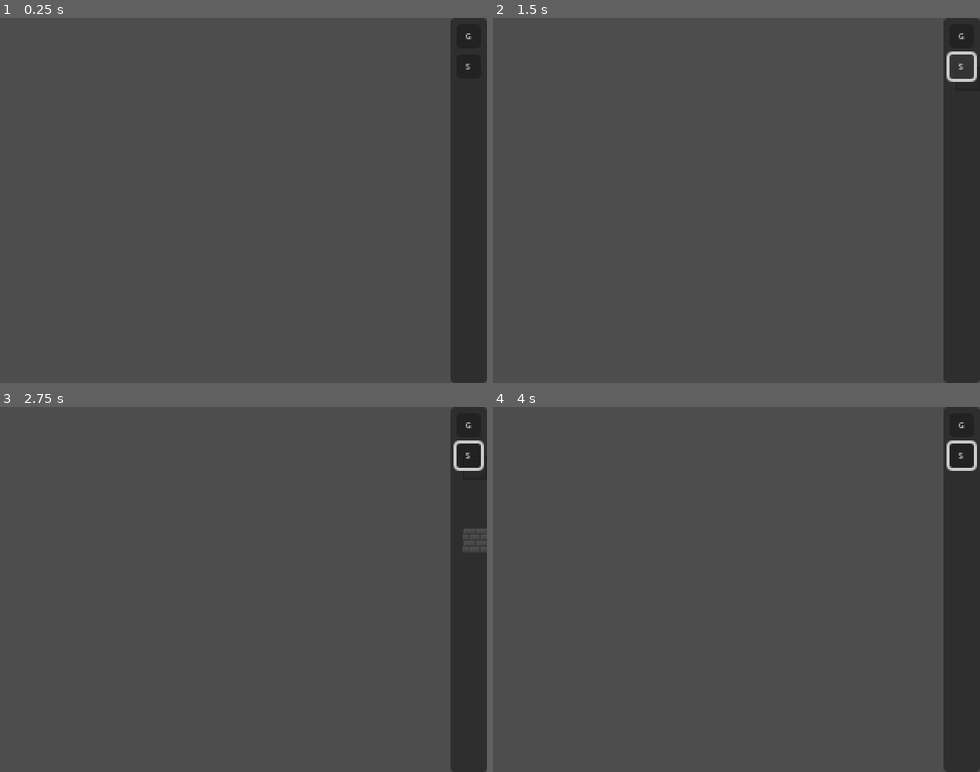
Above: before the commit, frames 1-4 (two rows, left to right).
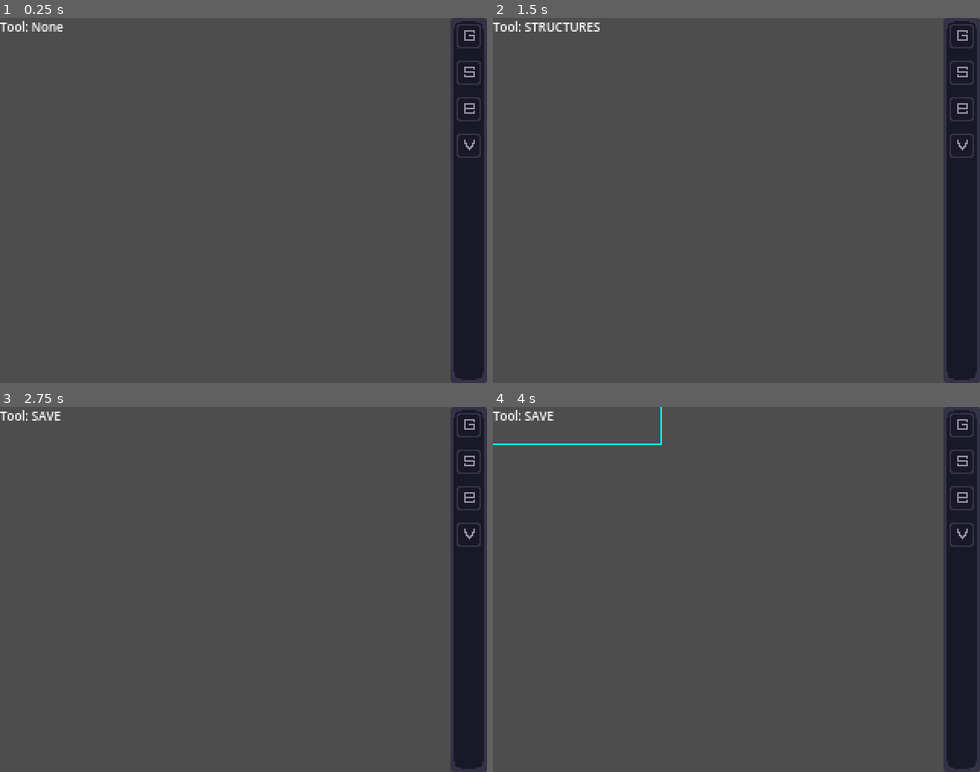
Above: after the commit, the same moments.

Repository: UAPROGRAMER/deep-dungeons-of-andorg
Game: Godot game, scene res://scenes/debug/debug.tscn
Two runs of this game, one before a commit and one after it. Both use one fixed random seed, a clock stepped at 60 frames per second and the inputs below.
Inputs (mouse positions are in pixels of both pictures, inside the frame that each line leads up to; where the layout moved, square brackets give the same spot in the first picture):
- Up to frame 1 (0.25 s): no input
- Up to frame 2 (1.5 s): click (960, 36) at 0.5 s; click (960, 72) [960, 65] at 1.25 s
- Up to frame 3 (2.75 s): click (467, 534) at 2.02 s
- Up to frame 4 (4 s): tap Enter at 2.75 s; move the mouse to (843, 571) at 2.77 s; press the mouse at (843, 571) at 2.78 s; hold Right (Right) 2.78-3.53 s; right-click (843, 571) at 3.05 s; move the mouse to (639, 607) at 3.52 s; release the mouse at (639, 607) at 3.53 s; hold Down (Down) from 3.53 s (still down); right-click (639, 607) at 3.6 s; tap 4 (Four, bound only after the commit) at 3.8 s

The runs differ from the first frame. In frame 1, 0.5% of the frame differs, in the area x 0-99%, y 0-37%; in frame 2, 1.0%, in the area x 0-100%, y 0-37%; in frame 3, 1.0%; in frame 4, 0.8%.

Commit message:
Better Editor.

Diff:
--- /dev/null
+++ b/data/rooms/room1.tres
@@ -0,0 +1,63 @@
+[gd_resource type="Resource" script_class="Room" load_steps=2 format=3]
+
+[ext_resource type="Script" path="res://scenes/classes/room.gd" id="1_d2y4w"]
+
+[resource]
+script = ExtResource("1_d2y4w")
+size = Vector2i(6, 5)
+ground = Dictionary[Vector2i, Vector2i]({
+Vector2i(0, 0): Vector2i(0, 0),
+Vector2i(0, 1): Vector2i(0, 0),
+Vector2i(0, 2): Vector2i(0, 0),
+Vector2i(0, 3): Vector2i(0, 0),
+Vector2i(0, 4): Vector2i(0, 0),
+Vector2i(1, 0): Vector2i(0, 0),
+Vector2i(1, 1): Vector2i(0, 0),
+Vector2i(1, 2): Vector2i(0, 0),
+Vector2i(1, 3): Vector2i(0, 0),
+Vector2i(1, 4): Vector2i(0, 0),
+Vector2i(2, 0): Vector2i(0, 0),
+Vector2i(2, 1): Vector2i(0, 0),
+Vector2i(2, 2): Vector2i(0, 0),
+Vector2i(2, 3): Vector2i(0, 0),
+Vector2i(2, 4): Vector2i(0, 0),
+Vector2i(3, 0): Vector2i(0, 0),
+Vector2i(3, 1): Vector2i(0, 0),
+Vector2i(3, 2): Vector2i(0, 0),
+Vector2i(3, 3): Vector2i(0, 0),
+Vector2i(3, 4): Vector2i(0, 0),
+Vector2i(4, 0): Vector2i(0, 0),
+Vector2i(4, 1): Vector2i(0, 0),
+Vector2i(4, 2): Vector2i(0, 0),
+Vector2i(4, 3): Vector2i(0, 0),
+Vector2i(4, 4): Vector2i(0, 0),
+Vector2i(5, 0): Vector2i(0, 0),
+Vector2i(5, 1): Vector2i(0, 0),
+Vector2i(5, 2): Vector2i(0, 0),
+Vector2i(5, 3): Vector2i(0, 0),
+Vector2i(5, 4): Vector2i(0, 0)
+})
+structures = Dictionary[Vector2i, Vector2i]({
+Vector2i(0, 0): Vector2i(0, 0),
+Vector2i(0, 1): Vector2i(0, 0),
+Vector2i(0, 2): Vector2i(0, 0),
+Vector2i(0, 3): Vector2i(0, 0),
+Vector2i(0, 4): Vector2i(0, 0),
+Vector2i(1, 0): Vector2i(0, 0),
+Vector2i(1, 4): Vector2i(0, 0),
+Vector2i(2, 0): Vector2i(0, 0),
+Vector2i(2, 4): Vector2i(0, 0),
+Vector2i(3, 0): Vector2i(0, 0),
+Vector2i(3, 4): Vector2i(0, 0),
+Vector2i(4, 0): Vector2i(0, 0),
+Vector2i(4, 4): Vector2i(0, 0),
+Vector2i(5, 0): Vector2i(0, 0),
+Vector2i(5, 1): Vector2i(0, 0),
+Vector2i(5, 2): Vector2i(0, 0),
+Vector2i(5, 3): Vector2i(0, 0),
+Vector2i(5, 4): Vector2i(0, 0)
+})
+north = Vector2i(2, 0)
+south = Vector2i(2, 4)
+west = Vector2i(0, 2)
+east = Vector2i(5, 2)
--- a/project.godot
+++ b/project.godot
@@ -78,3 +78,28 @@
 "events": [Object(InputEventMouseButton,"resource_local_to_scene":false,"resource_name":"","device":-1,"window_id":0,"a …(257 unchanged characters)…
 ]
 }
+One={
+"deadzone": 0.2,
+"events": [Object(InputEventKey,"resource_local_to_scene":false,"resource_name":"","device":-1,"window_id":0,"alt_pressed":false,"shift_pressed":false,"ctrl_pressed":false,"meta_pressed":false,"pressed":false,"keycode":0,"physical_keycode":49,"key_label":0,"unicode":49,"location":0,"echo":false,"script":null)
+]
+}
+Two={
+"deadzone": 0.2,
+"events": [Object(InputEventKey,"resource_local_to_scene":false,"resource_name":"","device":-1,"window_id":0,"alt_pressed":false,"shift_pressed":false,"ctrl_pressed":false,"meta_pressed":false,"pressed":false,"keycode":0,"physical_keycode":50,"key_label":0,"unicode":50,"location":0,"echo":false,"script":null)
+]
+}
+Three={
+"deadzone": 0.2,
+"events": [Object(InputEventKey,"resource_local_to_scene":false,"resource_name":"","device":-1,"window_id":0,"alt_pressed":false,"shift_pressed":false,"ctrl_pressed":false,"meta_pressed":false,"pressed":false,"keycode":0,"physical_keycode":51,"key_label":0,"unicode":51,"location":0,"echo":false,"script":null)
+]
+}
+Four={
+"deadzone": 0.2,
+"events": [Object(InputEventKey,"resource_local_to_scene":false,"resource_name":"","device":-1,"window_id":0,"alt_pressed":false,"shift_pressed":false,"ctrl_pressed":false,"meta_pressed":false,"pressed":false,"keycode":0,"physical_keycode":52,"key_label":0,"unicode":52,"location":0,"echo":false,"script":null)
+]
+}
+Esc={
+"deadzone": 0.2,
+"events": [Object(InputEventKey,"resource_local_to_scene":false,"resource_name":"","device":-1,"window_id":0,"alt_pressed":false,"shift_pressed":false,"ctrl_pressed":false,"meta_pressed":false,"pressed":false,"keycode":0,"physical_keycode":4194305,"key_label":0,"unicode":0,"location":0,"echo":false,"script":null)
+]
+}
--- a/scenes/classes/room.gd
+++ b/scenes/classes/room.gd
@@ -3,5 +3,14 @@
 class_name Room
 
 @export var size: Vector2i
-@export var ground: Array[Array]
-@export var structures: Array[Array]
+@export var ground: Dictionary[Vector2i, Vector2i]
+@export var structures: Dictionary[Vector2i, Vector2i]
+
+@export var north: Vector2i = Vector2i(-1, -1)
+@export var south: Vector2i = Vector2i(-1, -1)
+@export var west: Vector2i = Vector2i(-1, -1)
+@export var east: Vector2i = Vector2i(-1, -1)
+
+func _to_string() -> String:
+	return "ROOM(size: " + str(size) + "; ground: " + str(ground) + "; structures: " + str(structures) + \
+	"; north: " + str(north) + "; south: " + str(south) + "; west: " + str(west) + "; east: " + str(east) + ")"
--- a/scenes/debug/debug.tscn
+++ b/scenes/debug/debug.tscn
@@ -1,16 +1,34 @@
-[gd_scene load_steps=6 format=3 uid="uid://vyctbr4nynnh"]
+[gd_scene load_steps=13 format=3 uid="uid://vyctbr4nynnh"]
 
 [ext_resource type="Script" uid="uid://d1g17c24t2hjn" path="res://scenes/debug/tools.gd" id="1_oa6p7"]
 [ext_resource type="TileSet" uid="uid://bdm50faacewtf" path="res://data/tilesets/ground.tres" id="1_pa0g8"]
 [ext_resource type="TileSet" uid="uid://c2jh5vd0wrx34" path="res://data/tilesets/structures.tres" id="2_oa6p7"]
 [ext_resource type="Script" uid="uid://v6uy2wfhdxdp" path="res://scenes/classes/cam.gd" id="3_hxnlu"]
 [ext_resource type="Script" uid="uid://1ff4mlrukhyf" path="res://scenes/debug/right_menu.gd" id="5_hxnlu"]
+[ext_resource type="Script" uid="uid://d1essbva6b22o" path="res://scenes/debug/left_menu.gd" id="6_2yohk"]
+[ext_resource type="Texture2D" uid="uid://d3auwuvkkl1nn" path="res://data/sprites/buttons/buttons.png" id="6_v5q7w"]
+
+[sub_resource type="AtlasTexture" id="AtlasTexture_2mg03"]
+atlas = ExtResource("6_v5q7w")
+region = Rect2(16, 16, 16, 16)
+
+[sub_resource type="AtlasTexture" id="AtlasTexture_i8tml"]
+atlas = ExtResource("6_v5q7w")
+region = Rect2(16, 0, 16, 16)
+
+[sub_resource type="AtlasTexture" id="AtlasTexture_v5q7w"]
+atlas = ExtResource("6_v5q7w")
+region = Rect2(32, 0, 16, 16)
+
+[sub_resource type="AtlasTexture" id="AtlasTexture_ggvi8"]
+atlas = ExtResource("6_v5q7w")
+region = Rect2(48, 0, 16, 16)
+
+[sub_resource type="AtlasTexture" id="AtlasTexture_ncueu"]
+atlas = ExtResource("6_v5q7w")
+region = Rect2(64, 0, 16, 16)
 
 [node name="debug" type="Node"]
-
-[node name="tools" type="Node2D" parent="."]
-script = ExtResource("1_oa6p7")
-metadata/_custom_type_script = "uid://d1g17c24t2hjn"
 
 [node name="world" type="Node2D" parent="."]
 texture_filter = 1
@@ -26,11 +44,16 @@
 script = ExtResource("3_hxnlu")
 metadata/_custom_type_script = "uid://v6uy2wfhdxdp"
 
+[node name="tools" type="Node2D" parent="."]
+script = ExtResource("1_oa6p7")
+metadata/_custom_type_script = "uid://d1g17c24t2hjn"
+
 [node name="gui" type="CanvasLayer" parent="."]
 
 [node name="right_menu" type="Control" parent="gui"]
 texture_filter = 1
 layout_mode = 3
+anchors_preset = 11
 anchor_left = 1.0
 anchor_right = 1.0
 anchor_bottom = 1.0
@@ -40,32 +63,89 @@
 size_flags_horizontal = 8
 script = ExtResource("5_hxnlu")
 
-[node name="background" type="Panel" parent="gui/right_menu"]
+[node name="background" type="NinePatchRect" parent="gui/right_menu"]
 layout_mode = 1
 anchors_preset = 15
 anchor_right = 1.0
 anchor_bottom = 1.0
 grow_horizontal = 2
 grow_vertical = 2
+texture = SubResource("AtlasTexture_2mg03")
+region_rect = Rect2(0, 0, 16, 16)
+patch_margin_left = 7
+patch_margin_top = 7
+patch_margin_right = 7
+patch_margin_bottom = 7
 
 [node name="ground" type="Button" parent="gui/right_menu"]
 layout_mode = 2
-offset_left = 4.0
-offset_top = 4.0
-offset_right = 20.0
-offset_bottom = 20.0
+offset_right = 24.0
+offset_bottom = 24.0
+focus_mode = 0
+mouse_filter = 1
 theme_override_font_sizes/font_size = 5
-text = "G"
+icon = SubResource("AtlasTexture_i8tml")
+flat = true
 text_overrun_behavior = 1
 
 [node name="structures" type="Button" parent="gui/right_menu"]
-offset_left = 4.0
+layout_mode = 0
 offset_top = 24.0
-offset_right = 20.0
-offset_bottom = 40.0
+offset_right = 24.0
+offset_bottom = 48.0
+focus_mode = 0
+mouse_filter = 1
 theme_override_font_sizes/font_size = 5
-text = "S"
+icon = SubResource("AtlasTexture_v5q7w")
+flat = true
 text_overrun_behavior = 1
 
+[node name="exits" type="Button" parent="gui/right_menu"]
+layout_mode = 0
+offset_top = 48.0
+offset_right = 24.0
+offset_bottom = 72.0
+focus_mode = 0
+mouse_filter = 1
+theme_override_font_sizes/font_size = 5
+icon = SubResource("AtlasTexture_ggvi8")
+flat = true
+text_overrun_behavior = 1
+
+[node name="save" type="Button" parent="gui/right_menu"]
+offset_top = 72.0
+offset_right = 24.0
+offset_bottom = 96.0
+focus_mode = 0
+mouse_filter = 1
+theme_override_font_sizes/font_size = 5
+icon = SubResource("AtlasTexture_ncueu")
+flat = true
+text_overrun_behavior = 1
+
+[node name="left_menu" type="Control" parent="gui"]
+texture_filter = 1
+layout_mode = 3
+anchors_preset = 0
+offset_right = 101.0
+offset_bottom = 13.0
+script = ExtResource("6_2yohk")
+
+[node name="label" type="Label" parent="gui/left_menu"]
+layout_mode = 1
+anchors_preset = 15
+anchor_right = 1.0
+anchor_bottom = 1.0
+grow_horizontal = 2
+grow_vertical = 2
+theme_override_font_sizes/font_size = 8
+text = "Tool: None"
+autowrap_mode = 1
+
+[connection signal="new_tool_signal" from="tools" to="gui/left_menu" method="_on_tools_new_tool_signal"]
+[connection signal="mouse_entered" from="gui/right_menu" to="gui/right_menu" method="_on_mouse_entered"]
+[connection signal="mouse_exited" from="gui/right_menu" to="gui/right_menu" method="_on_mouse_exited"]
 [connection signal="pressed" from="gui/right_menu/ground" to="gui/right_menu" method="_on_ground_pressed"]
 [connection signal="pressed" from="gui/right_menu/structures" to="gui/right_menu" method="_on_structures_pressed"]
+[connection signal="pressed" from="gui/right_menu/exits" to="gui/right_menu" method="_on_exits_pressed"]
+[connection signal="pressed" from="gui/right_menu/save" to="gui/right_menu" method="_on_save_pressed"]
--- /dev/null
+++ b/scenes/debug/left_menu.gd
@@ -0,0 +1,19 @@
+extends Control
+
+@onready var label: Label = $label
+
+func _on_tools_new_tool_signal(tool: Tools.TOOLS_ENUM) -> void:
+	label.text = "Tool: "
+	match tool:
+		Tools.TOOLS_ENUM.NONE:
+			label.text += "NONE"
+		Tools.TOOLS_ENUM.GROUND:
+			label.text += "GROUND"
+		Tools.TOOLS_ENUM.STRUCTURES:
+			label.text += "STRUCTURES"
+		Tools.TOOLS_ENUM.EXITS:
+			label.text += "EXITS"
+		Tools.TOOLS_ENUM.SAVE:
+			label.text += "SAVE"
+		_:
+			label.text += "???"
--- a/scenes/debug/right_menu.gd
+++ b/scenes/debug/right_menu.gd
@@ -7,3 +7,15 @@
 
 func _on_structures_pressed() -> void:
 	tools.change_tool(Tools.TOOLS_ENUM.STRUCTURES)
+
+func _on_exits_pressed() -> void:
+	tools.change_tool(Tools.TOOLS_ENUM.EXITS)
+
+func _on_save_pressed() -> void:
+	tools.change_tool(Tools.TOOLS_ENUM.SAVE)
+
+func _on_mouse_entered() -> void:
+	tools.toolsOff = true
+
+func _on_mouse_exited() -> void:
+	tools.toolsOff = false
--- a/scenes/debug/tools.gd
+++ b/scenes/debug/tools.gd
@@ -5,39 +5,157 @@
 enum TOOLS_ENUM {
 	NONE,
 	GROUND,
-	STRUCTURES
+	STRUCTURES,
+	EXITS,
+	SAVE
 }
 
 signal new_tool_signal(tool: TOOLS_ENUM)
 
 @onready var ground: TileMapLayer = $"../world/ground"
 @onready var structures: TileMapLayer = $"../world/structures"
+@onready var camera: Camera = $"../world/camera"
+@onready var root := get_tree().root
 
 var tool: TOOLS_ENUM = TOOLS_ENUM.NONE
+var toolsOff: bool = false
+
+var north: Vector2i = Vector2i(-1, -1)
+var south: Vector2i = Vector2i(-1, -1)
+var west: Vector2i = Vector2i(-1, -1)
+var east: Vector2i = Vector2i(-1, -1)
+
+var point1: Vector2i = Vector2i(-1, -1)
+var point2: Vector2i = Vector2i(-1, -1)
+
+var save_rect: Rect2i = Rect2i(-1, -1, 0, 0)
+
+func _process(delta: float) -> void:
+	queue_redraw()
+
+func _draw() -> void:
+	draw_line(Vector2i(camera.position.x - 16, 0),
+	Vector2i(camera.position.x + root.size.x + 16, 0), Color.RED, 1)
+	draw_line(Vector2i(0, camera.position.y - 16),
+	Vector2i(0, camera.position.y + root.size.y + 16), Color.GREEN, 1)
+
+	if north != Vector2i(-1, -1):
+		draw_char(SystemFont.new(), (north+Vector2i.DOWN)*Global.TILE_SIZE, "N", 12, Color.BLUE)
+	if south != Vector2i(-1, -1):
+		draw_char(SystemFont.new(), (south+Vector2i.DOWN)*Global.TILE_SIZE, "S", 12, Color.RED)
+	if west != Vector2i(-1, -1):
+		draw_char(SystemFont.new(), (west+Vector2i.DOWN)*Global.TILE_SIZE, "W", 12, Color.YELLOW)
+	if east != Vector2i(-1, -1):
+		draw_char(SystemFont.new(), (east+Vector2i.DOWN)*Global.TILE_SIZE, "E", 12, Color.GREEN)
+
+	if save_rect != Rect2i(-1, -1, 0, 0):
+		draw_rect(Rect2i(save_rect.position*Global.TILE_SIZE, save_rect.size*Global.TILE_SIZE),
+		Color.AQUA, false)
+		print(save_rect.size)
 
 func change_tool(new_tool: TOOLS_ENUM):
 	tool = new_tool
 	new_tool_signal.emit(new_tool)
 
 func tool_ground(event: InputEvent) -> void:
+	var tile_coords := Global.get_tile_coords(get_global_mouse_position())
 	if event.is_action_pressed("LMB"):
-		var tile_coords := Global.get_tile_coords(get_global_mouse_position())
-		print(tile_coords)
 		ground.set_cell(tile_coords, 0, Vector2i.ZERO)
 	elif event.is_action_pressed("RMB"):
-		var tile_coords := Global.get_tile_coords(get_global_mouse_position())
-		print(tile_coords)
 		ground.erase_cell(tile_coords)
 
 func tool_structures(event: InputEvent) -> void:
+	var tile_coords := Global.get_tile_coords(get_global_mouse_position())
 	if event.is_action_pressed("LMB"):
-		var tile_coords := Vector2i(get_global_mouse_position()/Global.TILE_SIZE)
 		structures.set_cell(tile_coords, 0, Vector2i.ZERO)
 	elif event.is_action_pressed("RMB"):
-		var tile_coords := Vector2i(get_global_mouse_position()/Global.TILE_SIZE)
 		structures.erase_cell(tile_coords)
 
+func tool_exits(event: InputEvent) -> void:
+	var tile_coords := Global.get_tile_coords(get_global_mouse_position())
+	if event.is_action_pressed("One"):
+		north = tile_coords
+	elif event.is_action_pressed("Two"):
+		south = tile_coords
+	elif event.is_action_pressed("Three"):
+		west = tile_coords
+	elif event.is_action_pressed("Four"):
+		east = tile_coords
+
+func update_save_rect() -> void:
+	save_rect.position = point1
+	save_rect.size = point2 - point1 + Vector2i(1, 1)
+
+func save_room() -> void:
+	if save_rect.size == Vector2i.ZERO or save_rect.position == Vector2i(-1, -1):
+		return
+
+	var room := Room.new()
+	room.size = save_rect.size
+
+	var groundDict: Dictionary[Vector2i, Vector2i] = {}
+	for y in range(save_rect.size.y):
+		for x in range(save_rect.size.x):
+			var tileAtlasCoords := ground.get_cell_atlas_coords(Vector2i(
+				x+save_rect.position.x, y+save_rect.position.y))
+			if tileAtlasCoords != Vector2i(-1, -1):
+				groundDict[Vector2i(x, y)] = tileAtlasCoords
+	room.ground = groundDict
+
+	var structuresDict: Dictionary[Vector2i, Vector2i] = {}
+	for y in range(save_rect.size.y):
+		for x in range(save_rect.size.x):
+			var tileAtlasCoords := structures.get_cell_atlas_coords(Vector2i(
+				x+save_rect.position.x, y+save_rect.position.y))
+			if tileAtlasCoords != Vector2i(-1, -1):
+				structuresDict[Vector2i(x, y)] = tileAtlasCoords
+	room.structures = structuresDict
+
+	if save_rect.has_point(north):
+		room.north = north - save_rect.position
+	if save_rect.has_point(south):
+		room.south = south - save_rect.position
+	if save_rect.has_point(west):
+		room.west = west - save_rect.position
+	if save_rect.has_point(east):
+		room.east = east - save_rect.position
+
+	ResourceSaver.save(room, "res://data/rooms/room1.tres")
+
+func load_room(coords: Vector2i) -> void:
+	var room: Room = ResourceLoader.load("res://data/rooms/room1.tres")
+
+	for y in range(room.size.y):
+		for x in range(room.size.x):
+			ground.set_cell(coords + Vector2i(x, y), 0, room.ground[Vector2i(x, y)]
+			if room.ground.has(Vector2i(x, y)) else Vector2i(-1, -1))
+
+	for y in range(room.size.y):
+		for x in range(room.size.x):
+			structures.set_cell(coords + Vector2i(x, y), 0, room.structures[Vector2i(x, y)]
+			if room.structures.has(Vector2i(x, y)) else Vector2i(-1, -1))
+
+func tool_save(event: InputEvent) -> void:
+	var tile_coords := Global.get_tile_coords(get_global_mouse_position())
+	if event.is_action_pressed("LMB"):
+		point1 = tile_coords
+		update_save_rect()
+	elif event.is_action_pressed("RMB"):
+		point2 = tile_coords
+		update_save_rect()
+	elif event.is_action_pressed("One"):
+		save_room()
+	elif event.is_action_pressed("Two"):
+		load_room(save_rect.position)
+
 func _input(event: InputEvent) -> void:
+	if event.is_action_pressed("Esc"):
+		change_tool(TOOLS_ENUM.NONE)
+
+	print(toolsOff)
+	if toolsOff:
+		return
+
 	match tool:
 		TOOLS_ENUM.NONE:
 			return
@@ -45,3 +163,9 @@
 			return tool_ground(event)
 		TOOLS_ENUM.STRUCTURES:
 			return tool_structures(event)
+		TOOLS_ENUM.EXITS:
+			return tool_exits(event)
+		TOOLS_ENUM.SAVE:
+			return tool_save(event)
+		_:
+			return
--- a/scenes/main/main.tscn
+++ b/scenes/main/main.tscn
@@ -1,14 +1,11 @@
-[gd_scene load_steps=4 format=3 uid="uid://c4hljo6664ya4"]
+[gd_scene load_steps=3 format=3 uid="uid://c4hljo6664ya4"]
 
-[ext_resource type="PackedScene" uid="uid://1v5teofmesl4" path="res://scenes/generator/generator.tscn" id="1_iuonh"]
 [ext_resource type="TileSet" uid="uid://bdm50faacewtf" path="res://data/tilesets/ground.tres" id="2_l3cfh"]
 [ext_resource type="TileSet" uid="uid://c2jh5vd0wrx34" path="res://data/tilesets/structures.tres" id="3_6q06x"]
 
 [node name="main" type="Node"]
 
 [node name="world" type="Node2D" parent="."]
-
-[node name="generator" parent="world" instance=ExtResource("1_iuonh")]
 
 [node name="ground" type="TileMapLayer" parent="world"]
 tile_set = ExtResource("2_l3cfh")
Binary file added: data/sprites/buttons/buttons.png
Not shown, added: data/sprites/buttons/buttons.png.import
Not shown, added: scenes/debug/left_menu.gd.uid
